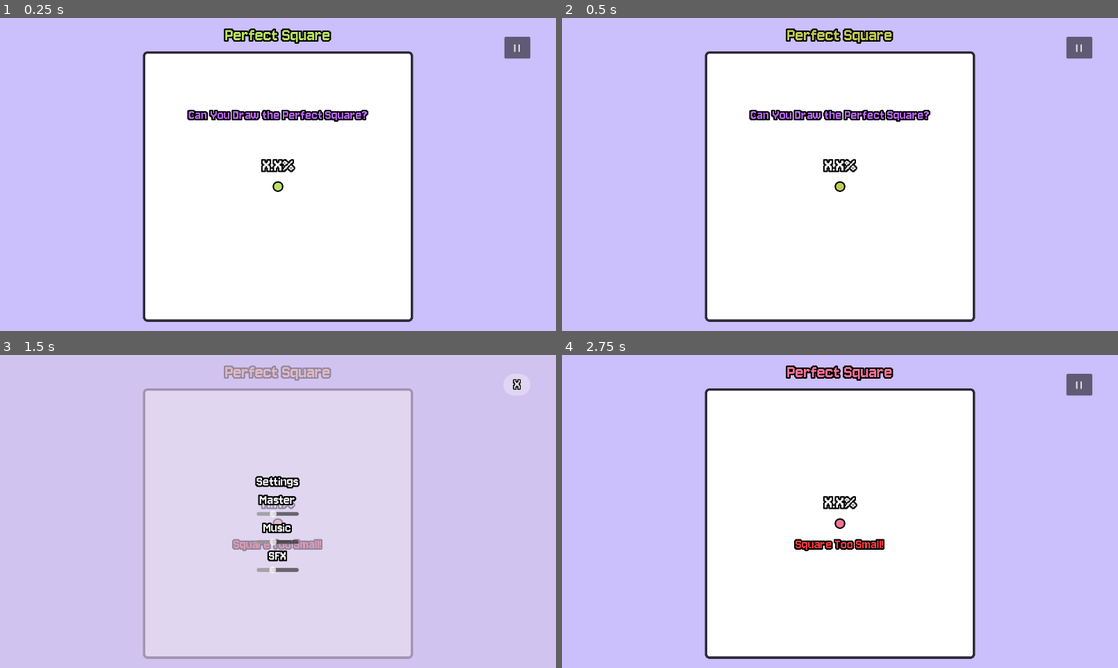
Above: before the commit, frames 1-4 (two rows, left to right).
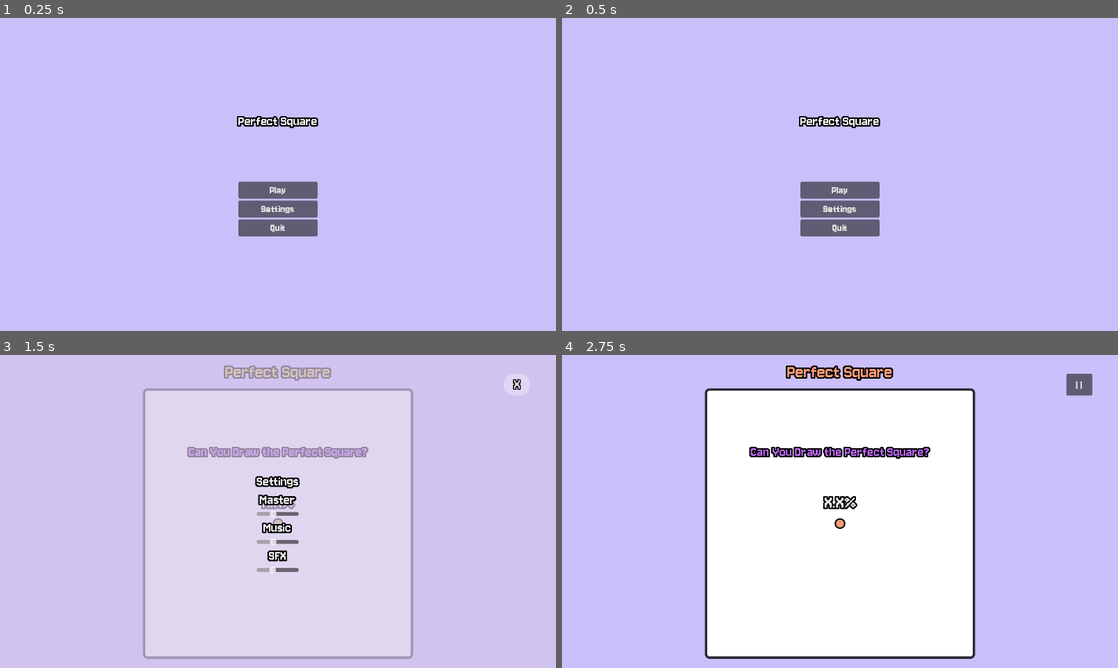
Above: after the commit, the same moments.

Repository: FennecKii/perfect-square
Game: Godot game, scene res://main_menu.tscn
The game is run twice, just before and just after one commit, with the same random seed, the same clock (stepped at 60 frames per second) and the same inputs. Before the commit the project starts from res://whiteboard.tscn. Sound files missing from this copy of the repository are replaced by a short silence.
Inputs (mouse positions are in pixels of both pictures, inside the frame that each line leads up to):
- Up to frame 1 (0.25 s): no input
- Up to frame 2 (0.5 s): no input
- Up to frame 3 (1.5 s): click (278, 527) at 0.5 s, where only the run after the commit has a clickable "Play"; click "| |" at 1.25 s
- Up to frame 4 (2.75 s): click "X" at 2 s

The runs differ from the first frame. In frame 1, 43% of the frame differs, in the area x 25-96%, y 3-98%; in frame 2, 43%; in frame 3, 1.4%; in frame 4, 1.8%.

Commit message:
Default scene changed to main menu

Diff:
--- a/project.godot
+++ b/project.godot
@@ -11,7 +11,7 @@
 [application]
 
 config/name="Perfect Square"
-run/main_scene="uid://cj881scupmcst"
+run/main_scene="uid://xwqv1h0lspm6"
 config/features=PackedStringArray("4.4", "GL Compatibility")
 config/icon="res://icon.svg"
 
